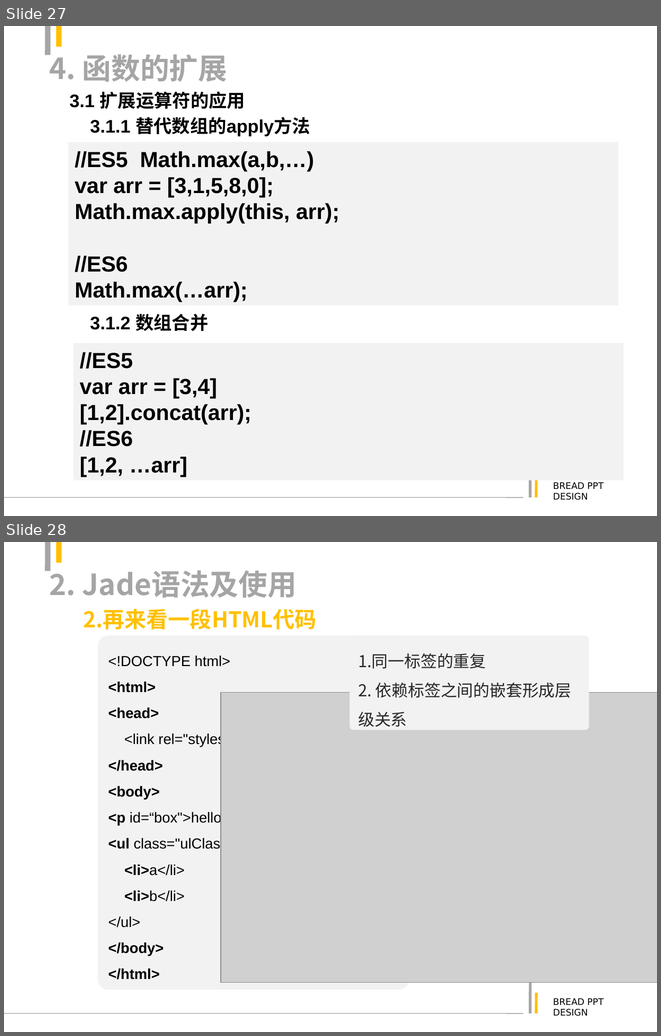
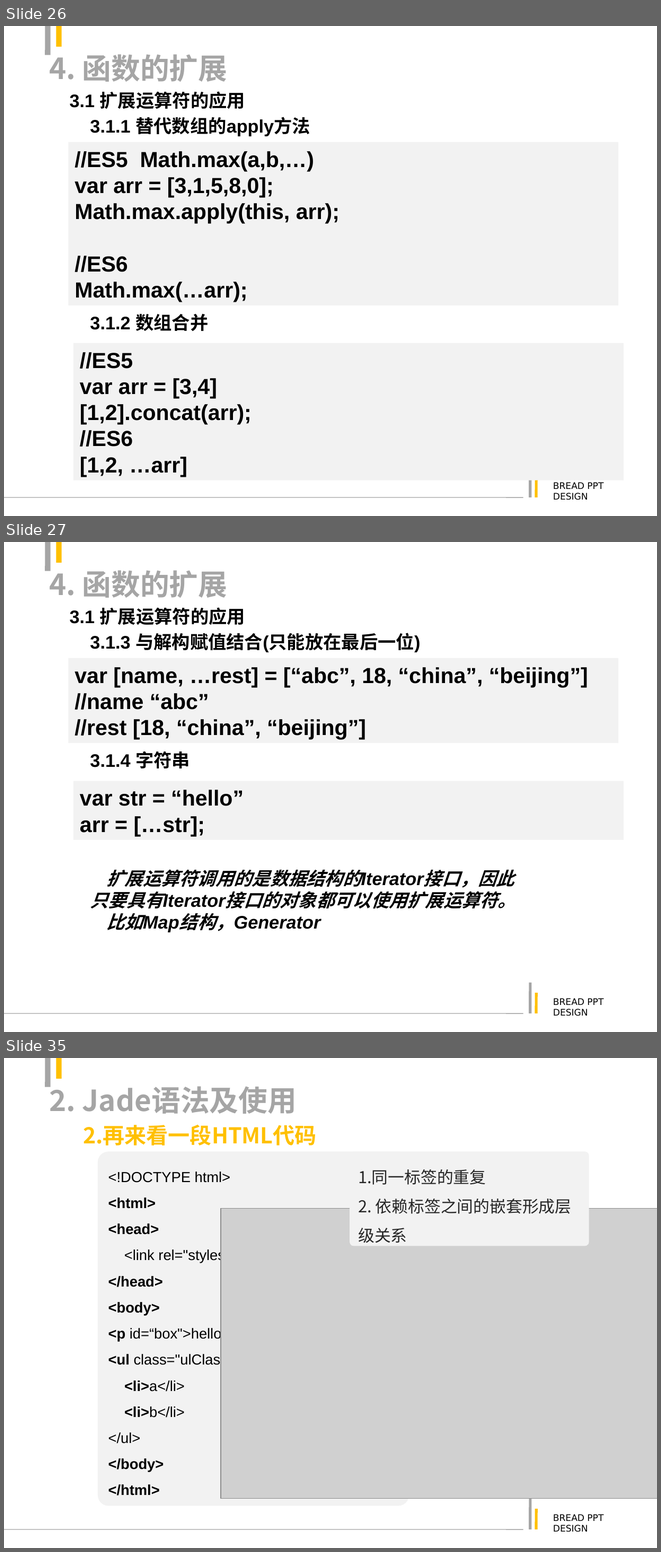
Before and after one commit to justforuse/psae-es6, a slide deck: es6.ppt. Shown one above the other, each under a label of ours: slides 27 and 28 before the commit, slides 26, 27 and 35 after it; the slides between them are not shown. The pictures are 661x1036 and 661x1552 pixels, drawn with LibreOffice and Linux fonts; fonts in the diff are those of the drawing; grey boxes stand for pictures. Boxes give left, top, right and bottom in pixels: in the first picture for what was removed or moved away, otherwise in the second. Text is boxed around its words. In the diff, an @@ line names an element or a change of style, - is before the commit and + after.

```diff
--- a/es6.ppt
+++ b/es6.ppt
@@ slide 27 added at <box>4,542,657,1032</box>, background #FFFFFF; not listed: 6 template elements that a slide beside it also shows @@
@@ title added at <box>49,565,228,598</box>, 32 pt, text #A5A5A5, bold @@
+4. 函数的扩展
@@ text added at <box>70,607,245,625</box>, 20 pt, text #000000, bold @@
+3.1 扩展运算符的应用
@@ text added at <box>90,633,420,652</box>, 20 pt, text #000000, bold @@
+3.1.3 与解构赋值结合(只能放在最后一位)
@@ rectangle added at <box>68,658,618,743</box>, fill #F2F2F2, 24 pt, text #000000, bold @@
+var [name, …rest] = [“abc”, 18, “china”, “beijing”]
+//name “abc”
+//rest [18, “china”, “beijing”]
@@ text added at <box>90,751,190,768</box>, 20 pt, text #000000, bold @@
+3.1.4 字符串
@@ rectangle added at <box>73,781,624,840</box>, fill #F2F2F2, 24 pt, text #000000, bold @@
+var str = “hello”
+arr = […str];
@@ text added at <box>90,869,516,930</box>, 20 pt, text #000000, bold, italic @@
+扩展运算符调用的是数据结构的Iterator接口，因此只要具有Iterator接口的对象都可以使用扩展运算符。
+比如Map结构，Generator
@@ what was slide 27 is now slide 26 @@
@@ what was slide 28 is now slide 35 @@
```
Also in this commit, not shown: 1 slide changed, 6 other slides added, 3 other files.
